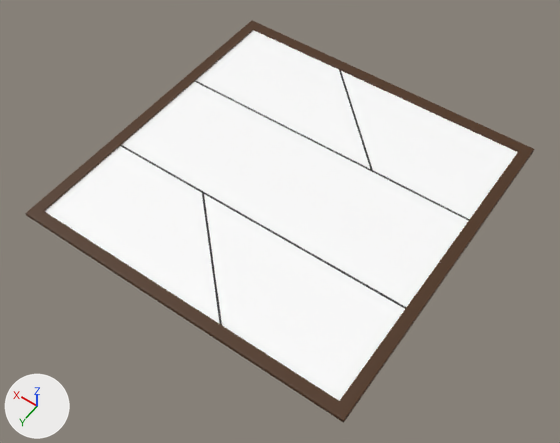
One commit to the glTF model models/frame2sideView.glb: the scene before it, then after it.
Rendered twice from a 50 mm lens placed at (-1.59, 2.31, 3.23), pointed at (-0.06, 0.17, -0.13). Lighting does not change. The marker at lower left points along +X, +Y and +Z. Objects named as collision shapes, trigger or cutter boxes, shadow casters or lower levels of detail are left out.
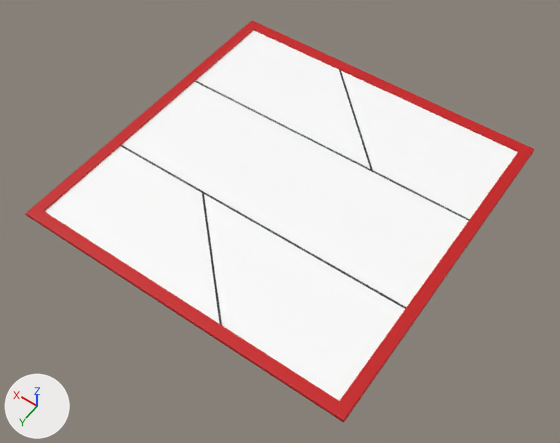
Scene script edits in JSON lines:
```json
{"op": "set", "path": "mat_material.base_color", "old": "(0.0738, 0.0285, 0.00708)", "new": "(0.577, 0.00423, 0.00601)", "note": "brown #4d2f14 -> red #c80e12"}
```

Boxes [x1, y1, x2, y2] around the edits, measured in the pictures (560 x 443 px):
```json
{"object": "Plane", "change": "recoloured", "before": [25, 20, 535, 423], "after": [25, 20, 535, 423], "on screen": "brown to red"}
```
